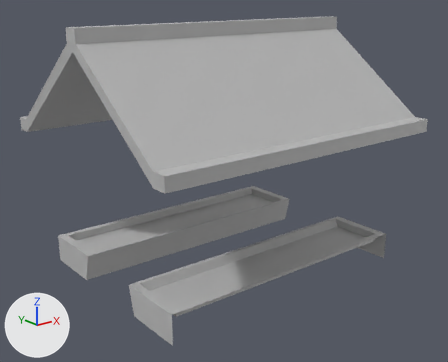
Before and after pictures for a commit that changed the FBX model Assets/Models/SM_Stall_Extras.fbx.
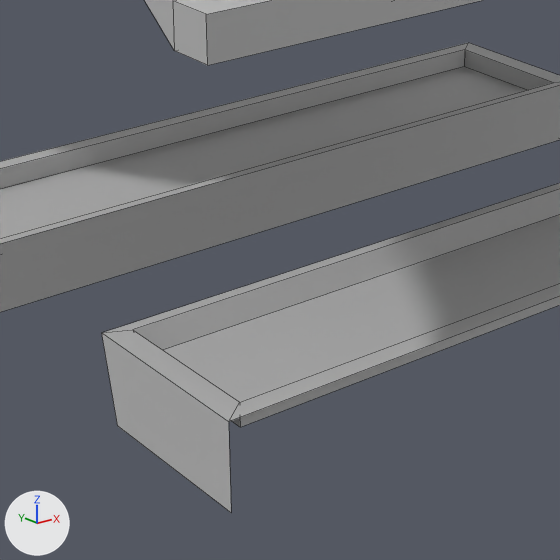
Each version appears first whole from a 50 mm lens placed at (-0.3007, -0.3778, 0.2791), pointed at (0.0012, -0.0005, 0.1282), and next in a close-up on the part from 21% to 64% of the width and 47% to 100% of the height. Every picture has the same lights, and +X, +Y and +Z are marked at lower left. The close-ups show mesh edges as thin lines. Where no turn or scale is listed for an object, it has been applied to the vertices.

The first close-up shows 'Stall_BU', 'Stall_RO'.
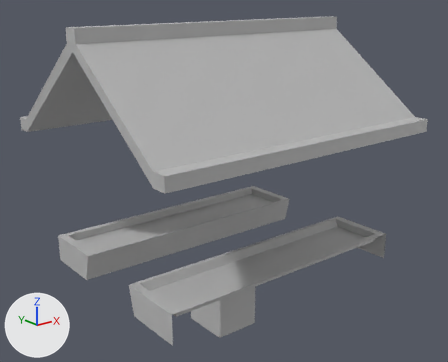
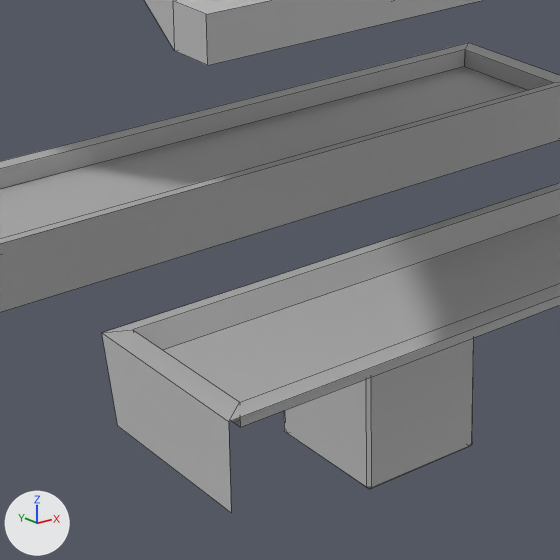
The change, as a diff of the scene's bpy script:
```diff
--- a/Assets/Models/SM_Stall_Extras.fbx.py
+++ b/Assets/Models/SM_Stall_Extras.fbx.py
@@ me_mesh_002 @@
+me_mesh_002.from_pydata(...)  # 24 vertices, 26 faces; spans x -0.0198..0.0198, y -0.021..0.0208, z -0.0208..0.0195
+me_mesh_002.materials.append(mat_lambert1)  # grey #bcbcbc
@@ ob_uv_box_low @@
+ob_uv_box_low = bpy.data.objects.new('UV_Box_low', me_mesh_002)
+ob_uv_box_low.location = (0.0, 0.0, 0.0207)
```

Boxes [x1, y1, x2, y2] around the edits, measured in the close-ups (560 x 560 px):
'UV_Box_low', added
    after: [284, 338, 474, 489]
